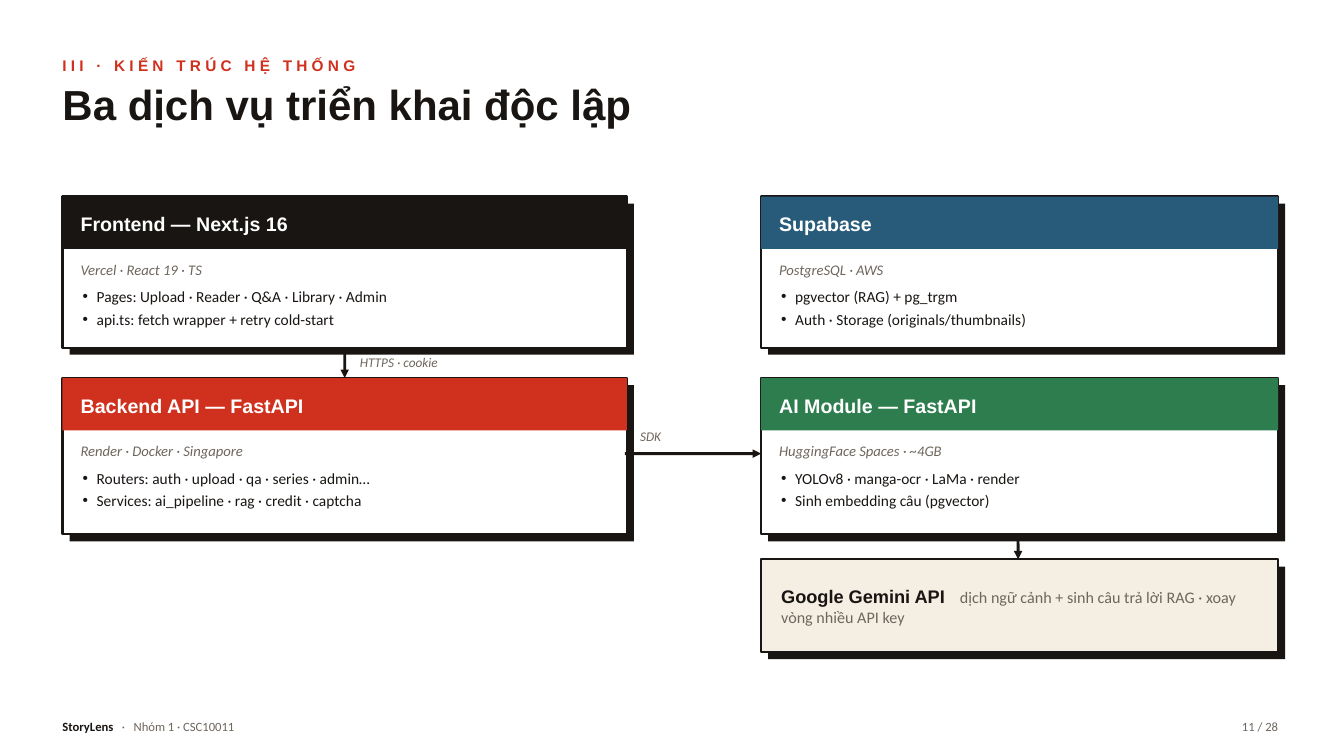
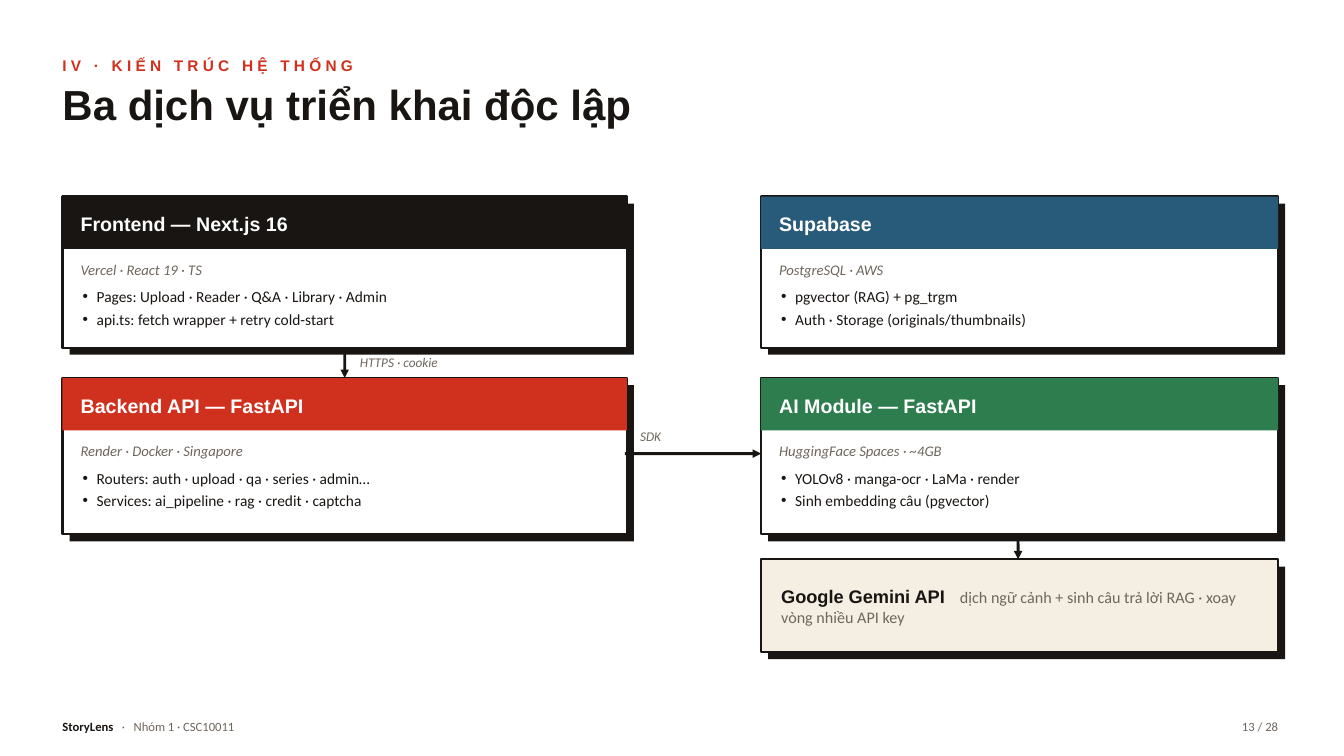
Before and after one commit to trungkiet2005/storylen, a slide deck: slide 13 of docs/presentation/StoryLens_Presentation.pptx (slide 11 before the commit). Drawn at 1344x756 pixels with LibreOffice and Linux fonts; fonts in the diff are those of the drawing. Boxes give left, top, right and bottom in pixels: in the first picture for what was removed or moved away, otherwise in the second. Text is boxed around its words. In the diff, an @@ line names an element or a change of style, - is before the commit and + after.

```diff
--- a/docs/presentation/StoryLens_Presentation.pptx
+++ b/docs/presentation/StoryLens_Presentation.pptx
@@ text at <box>62,59,353,74</box>: text changed @@
-III · KIẾN TRÚC HỆ THỐNG
+IV · KIẾN TRÚC HỆ THỐNG
@@ text at <box>1242,722,1278,731</box>: text changed @@
-11 / 28
+13 / 28
```
Also in this commit, not shown: 22 other slides changed, 5 other files.
